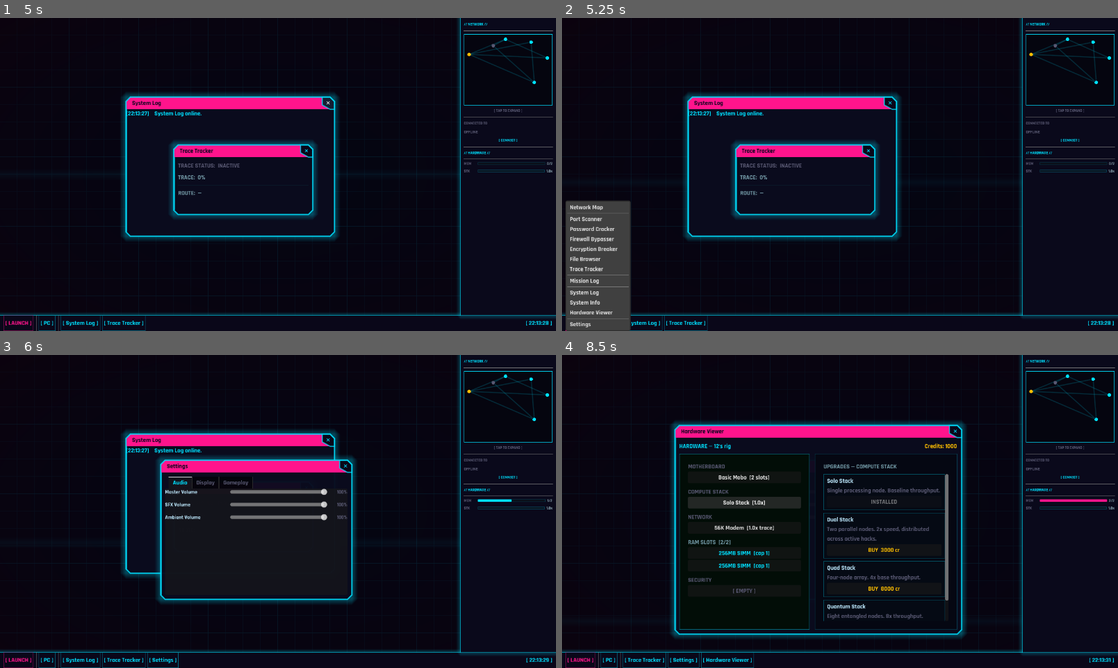
Above: before the commit, frames 1-4 (two rows, left to right).
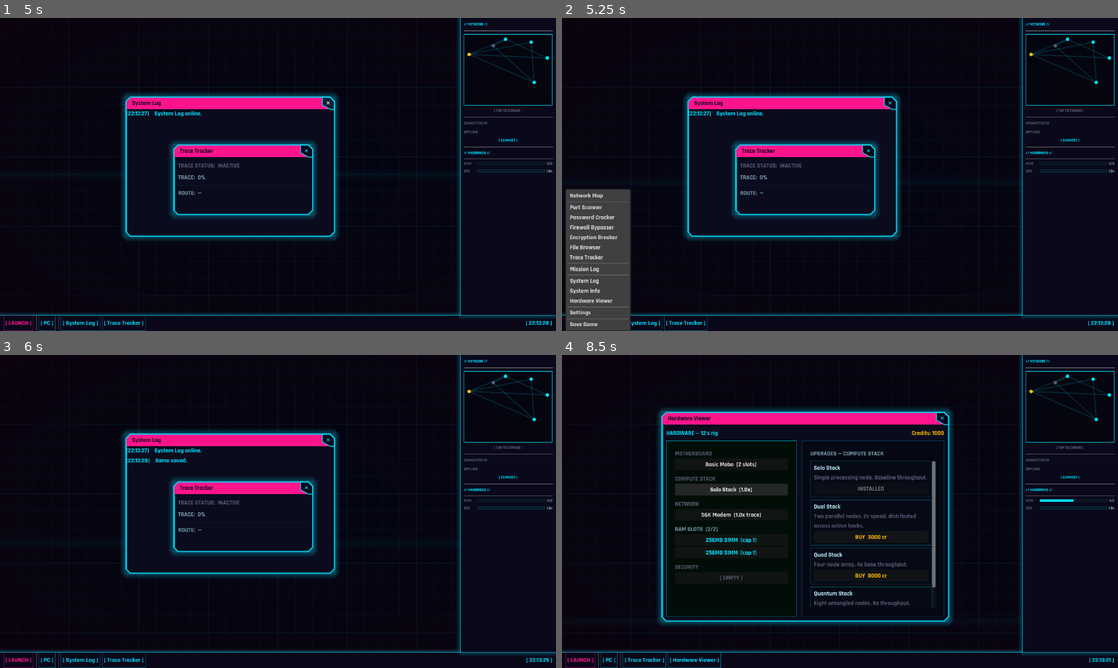
Above: after the commit, the same moments.

Repository: Sub-Xaero/Delta-Terminal-v2
Game: Godot game, scene res://scenes/main_menu.tscn
The game is run twice, just before and just after one commit, with the same random seed, the same clock (stepped at 60 frames per second) and the same inputs.
Inputs (mouse positions are in pixels of both pictures, inside the frame that each line leads up to):
- Up to frame 1 (5 s): click "[ NEW GAME ]" at 0.5 s; click (278, 230) at 1.27 s; type "12" at 1.35 s; click "[ CONFIRM ]" at 2 s; move the mouse to (400, 158) at 2.77 s; click (400, 158) at 2.92 s; tap Enter at 3.5 s; drag from (166, 190) to (250, 237) at 3.52 s; tap Space at 4.25 s; move the mouse to (333, 105) at 4.27 s; click (333, 105) at 4.42 s
- Up to frame 2 (5.25 s): click "[ LAUNCH ]" at 5 s
- Up to frame 3 (6 s): click "[ LAUNCH ]" at 5.75 s
- Up to frame 4 (8.5 s): click "✕" at 6.5 s; click "[ PC ]" at 7.25 s; click "Solo Stack [1.0x]" at 8 s

Frame 1 is identical in both runs. In frame 2, 1.4% of the frame differs, in the area x 0-13%, y 54-99%; in frame 3, 6.7%; in frame 4, 16%, in the area x 17-100%, y 17-100%.

Commit message:
Implement save/load system (issue #11)
- Expand SaveManager with versioned JSON format (v1), local_storage
  persistence, and per-node state (file deletions, scanned ports)
- Auto-save on network_disconnected, mission_accepted, mission_completed
  (gated on SettingsManager.autosave); graceful corrupt/version handling
- Add MissionManager.restore_active_missions() to re-activate in-progress
  missions after a load
- Add "Save Game" entry to desktop right-click context menu (id 9)

Diff:
--- a/scenes/desktop/desktop.gd
+++ b/scenes/desktop/desktop.gd
@@ -56,6 +56,8 @@
 	context_menu.add_item("Hardware Viewer", 11)
 	context_menu.add_separator()
 	context_menu.add_item("Settings", 8)
+	context_menu.add_separator()
+	context_menu.add_item("Save Game", 12)
 	context_menu.id_pressed.connect(_on_context_menu_id_pressed)
 
 
@@ -118,6 +120,8 @@
 			)
 		8:
 			window_manager.spawn_tool_window(SettingsScene, "Settings")
+		12:
+			SaveManager.save_game()
 
 
 func _on_system_nuke() -> void:
--- a/scripts/autoloads/mission_manager.gd
+++ b/scripts/autoloads/mission_manager.gd
@@ -100,3 +100,16 @@
 	EventBus.log_message.emit(
 		"Mission complete: %s  —  +%d credits" % [mission.title, mission.reward_credits], "info"
 	)
+
+
+# ── Save / load support ────────────────────────────────────────────────────────
+
+## Re-activates missions by id after a save is loaded.
+## Duplicates the mission template so objective state is fresh.
+func restore_active_missions(ids: Array) -> void:
+	for id in ids:
+		if not available_missions.has(id):
+			continue
+		if active_missions.has(id):
+			continue
+		active_missions[id] = available_missions[id].duplicate(true)
--- a/scripts/autoloads/save_manager.gd
+++ b/scripts/autoloads/save_manager.gd
@@ -1,7 +1,26 @@
 extends Node
 ## Handles serialising and restoring game state to/from user://save.json.
 
-const SAVE_PATH := "user://save.json"
+const SAVE_PATH    := "user://save.json"
+const SAVE_VERSION := 1
+
+
+func _ready() -> void:
+	EventBus.network_disconnected.connect(_autosave)
+	EventBus.mission_accepted.connect(_autosave_on_mission)
+	EventBus.mission_completed.connect(_autosave_on_mission)
+
+
+# ── Auto-save ──────────────────────────────────────────────────────────────────
+
+func _autosave() -> void:
+	if SettingsManager.autosave:
+		save_game()
+
+
+func _autosave_on_mission(_mission_id: String) -> void:
+	if SettingsManager.autosave:
+		save_game()
 
 
 # ── Public API ────────────────────────────────────────────────────────────────
@@ -12,11 +31,14 @@
 
 func save_game() -> void:
 	var data := {
-		"player_data":       GameManager.player_data.duplicate(),
-		"active_missions":   GameManager.active_missions.duplicate(),
-		"completed_missions":GameManager.completed_missions.duplicate(),
-		"cracked_nodes":     NetworkSim.cracked_nodes.duplicate(),
-		"hardware":          HardwareManager.get_save_data(),
+		"version":            SAVE_VERSION,
+		"player_data":        GameManager.player_data.duplicate(),
+		"active_missions":    GameManager.active_missions.duplicate(),
+		"completed_missions": GameManager.completed_missions.duplicate(),
+		"local_storage":      _serialize_local_storage(),
+		"cracked_nodes":      NetworkSim.cracked_nodes.duplicate(),
+		"node_state":         _collect_node_state(),
+		"hardware":           HardwareManager.get_save_data(),
 	}
 	var file := FileAccess.open(SAVE_PATH, FileAccess.WRITE)
 	if file:
@@ -37,15 +59,83 @@
 		EventBus.log_message.emit("Save data corrupt — could not parse.", "error")
 		return false
 	var data: Dictionary = json.data
+	if not _check_version(data):
+		return false
 	GameManager.player_data = data.get("player_data", GameManager.player_data.duplicate())
 	GameManager.active_missions.assign(data.get("active_missions", []))
 	GameManager.completed_missions.assign(data.get("completed_missions", []))
+	GameManager.local_storage = _deserialize_local_storage(data.get("local_storage", []))
 	NetworkSim.cracked_nodes.assign(data.get("cracked_nodes", []))
+	_restore_node_state(data.get("node_state", {}))
 	if data.has("hardware"):
 		HardwareManager.load_save_data(data["hardware"])
+	MissionManager.restore_active_missions(GameManager.active_missions)
 	return true
 
 
 func delete_save() -> void:
 	if has_save():
 		DirAccess.remove_absolute(SAVE_PATH)
+
+
+# ── Serialisation helpers ──────────────────────────────────────────────────────
+
+func _serialize_local_storage() -> Array:
+	var result: Array = []
+	for f: Dictionary in GameManager.local_storage:
+		result.append(f.duplicate())
+	return result
+
+
+func _deserialize_local_storage(raw: Array) -> Array[Dictionary]:
+	var result: Array[Dictionary] = []
+	for entry in raw:
+		if entry is Dictionary:
+			result.append(entry)
+	return result
+
+
+## Captures per-node state that may have changed during a session:
+## file list (deletions) and scanned port results.
+func _collect_node_state() -> Dictionary:
+	var state: Dictionary = {}
+	for node_id: String in NetworkSim.nodes:
+		var node: Dictionary = NetworkSim.nodes[node_id]
+		var entry: Dictionary = {}
+		if node.has("files"):
+			var files: Array = []
+			for f: Dictionary in node["files"]:
+				files.append(f.duplicate())
+			entry["files"] = files
+		var ports: Array = node.get("scanned_ports", [])
+		if not ports.is_empty():
+			entry["scanned_ports"] = ports.duplicate()
+		if not entry.is_empty():
+			state[node_id] = entry
+	return state
+
+
+## Applies saved per-node state over the freshly-registered default nodes.
+func _restore_node_state(state: Dictionary) -> void:
+	for node_id: String in state:
+		if not NetworkSim.nodes.has(node_id):
+			continue
+		var entry: Dictionary = state[node_id]
+		if entry.has("files"):
+			NetworkSim.nodes[node_id]["files"] = entry["files"]
+		if entry.has("scanned_ports"):
+			NetworkSim.nodes[node_id]["scanned_ports"] = entry["scanned_ports"]
+
+
+func _check_version(data: Dictionary) -> bool:
+	var version: int = int(data.get("version", 0))
+	if version == 0:
+		# Legacy save without version field — attempt to load anyway.
+		push_warning("SaveManager: legacy save format detected, attempting load.")
+		return true
+	if version > SAVE_VERSION:
+		EventBus.log_message.emit(
+			"Save file is from a newer game version — cannot load.", "error"
+		)
+		return false
+	return true
